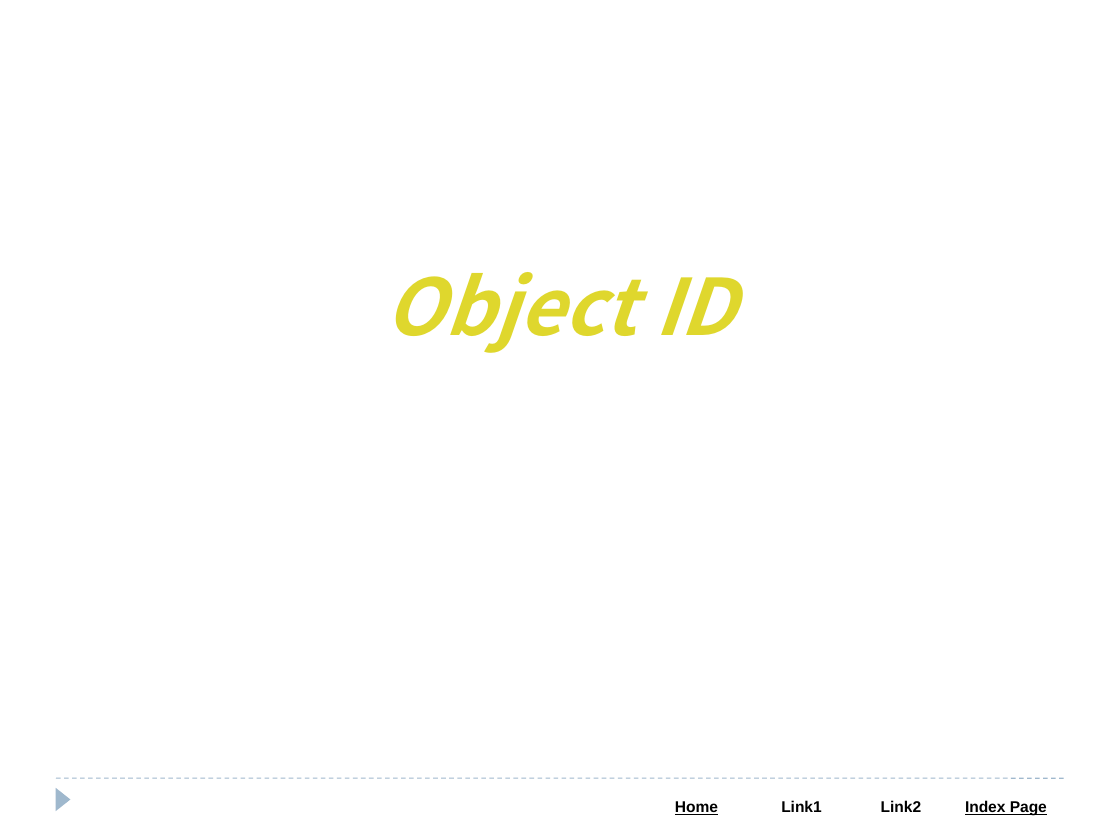
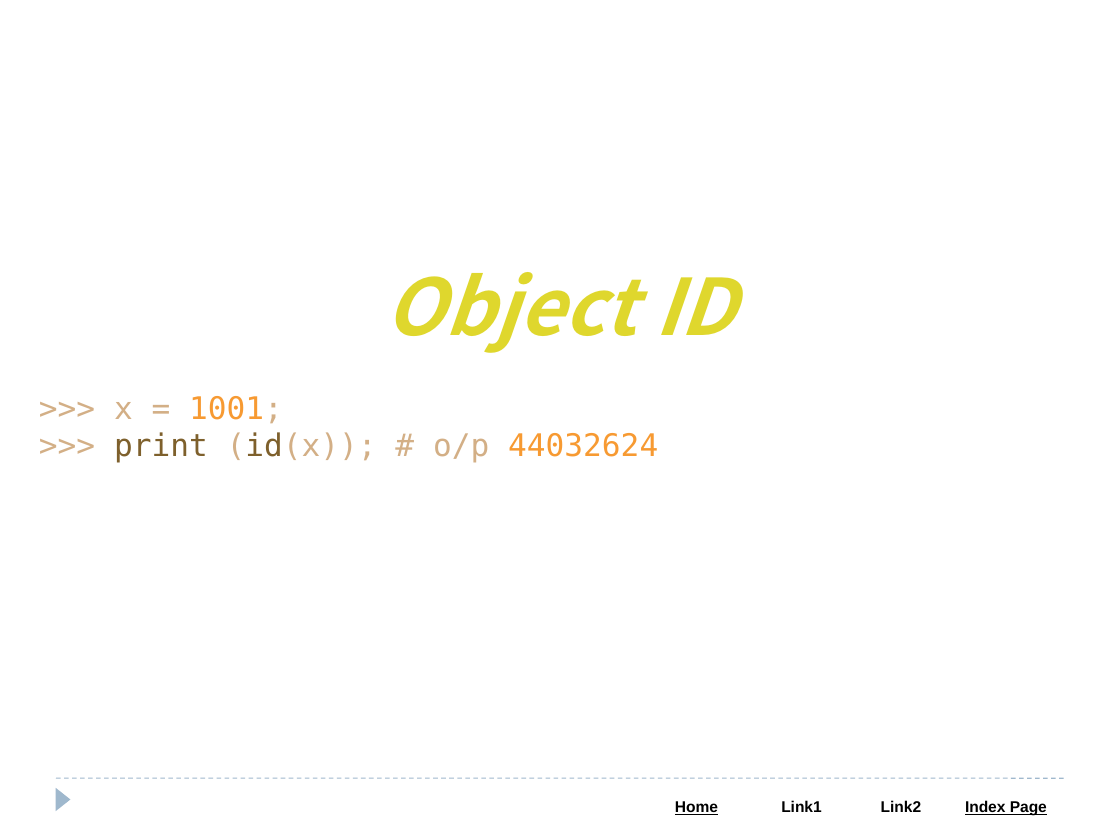
Before and after one commit to Saleel-Bagde-drive/Python-and-Web-PPTs, a slide deck: slide 27 of Python.pptx (slide 25 before the commit). Drawn at 1120x840 pixels with LibreOffice and Linux fonts; fonts in the diff are those of the drawing. Boxes give left, top, right and bottom in pixels: in the first picture for what was removed or moved away, otherwise in the second. Text is boxed around its words. In the diff, an @@ line names an element or a change of style, - is before the commit and + after.

```diff
--- a/Python.pptx
+++ b/Python.pptx
@@ text added at bbox=[114, 396, 658, 463], 20 pt, text #D3AF86 @@
+>>> x = 1001;
+>>> print (id(x)); # o/p 44032624
```
Also in this commit, not shown: 19 other slides changed, 5 slides added.
